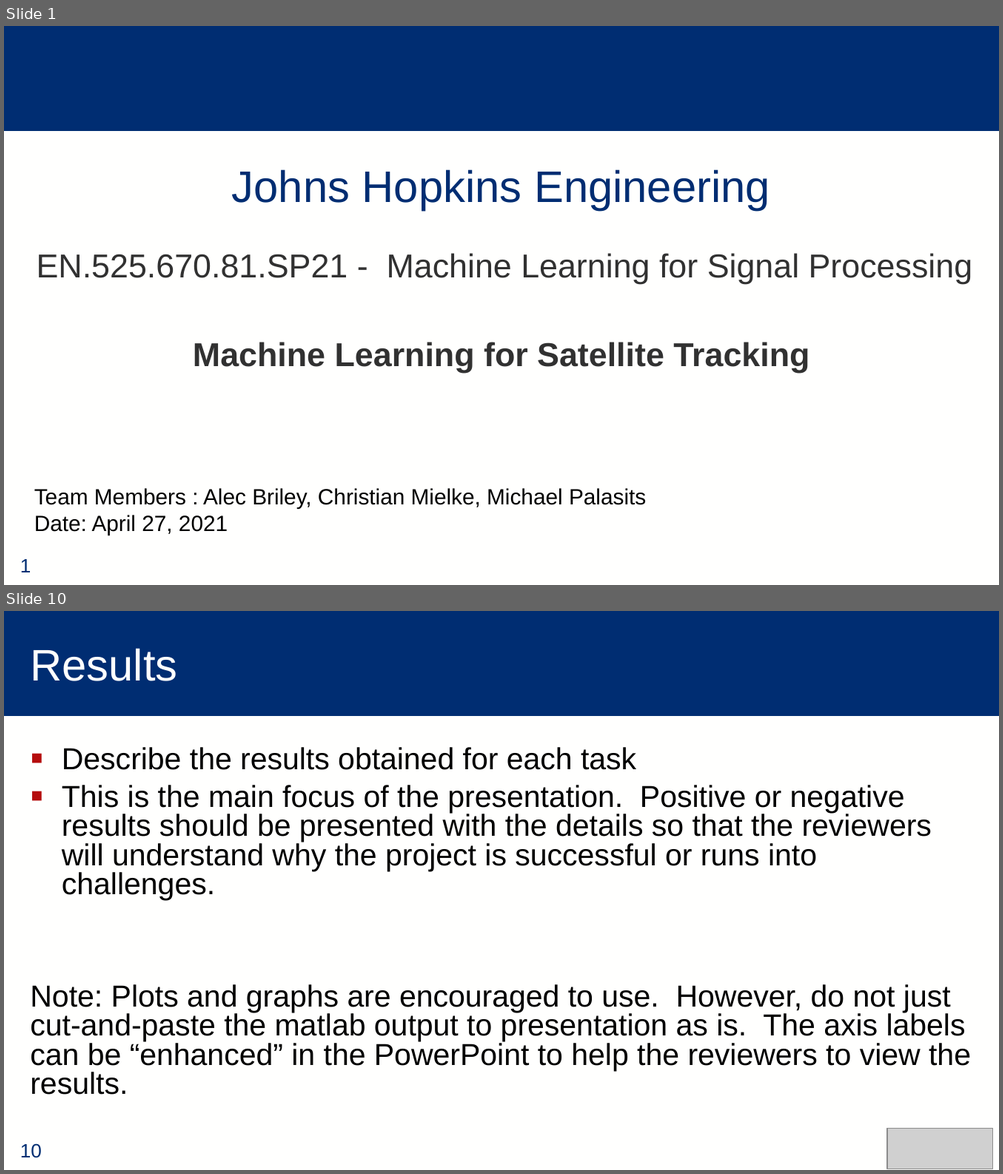
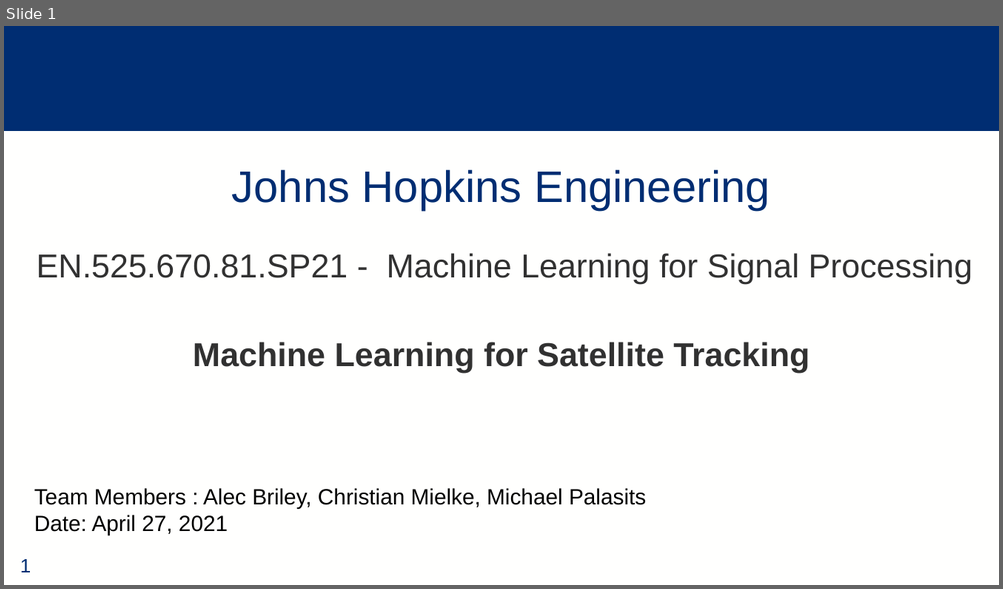
Before and after one commit to alec-briley/ML_SatelliteTracking, a slide deck: Final Project.pptx. Shown one above the other, each under a label of ours: slides 1 and 10 before the commit, slide 1 after it; the slides between them are not shown. The pictures are 1003x1174 and 1003x589 pixels, drawn with LibreOffice and Linux fonts; fonts in the diff are those of the drawing; grey boxes stand for pictures; background and template pictures are left out. Boxes give left, top, right and bottom in pixels: in the first picture for what was removed or moved away, otherwise in the second. Text is boxed around its words. In the diff, an @@ line names an element or a change of style, - is before the commit and + after.

```diff
--- a/Final Project.pptx
+++ b/Final Project.pptx
@@ slide 10 removed at <box>4,611,999,1170</box>, background #FFFFFE; not listed: 2 template elements that a slide beside it also shows @@
@@ title removed at <box>30,648,177,681</box> @@
-Results
@@ text removed at <box>30,747,970,1095</box> @@
-▪ Describe the results obtained for each task
-▪ This is the main focus of the presentation. Positive or negative results should be presented with the details so that the reviewers will understand why the project is successful or runs into challenges.
-Note: Plots and graphs are encouraged to use. However, do not just cut-and-paste the matlab output to presentation as is. The axis labels can be “enhanced” in the PowerPoint to help the reviewers to view the results.
@@ picture removed at <box>887,1128,993,1169</box> @@
```
Also in this commit, not shown: 10 slides changed, 4 slides added.
